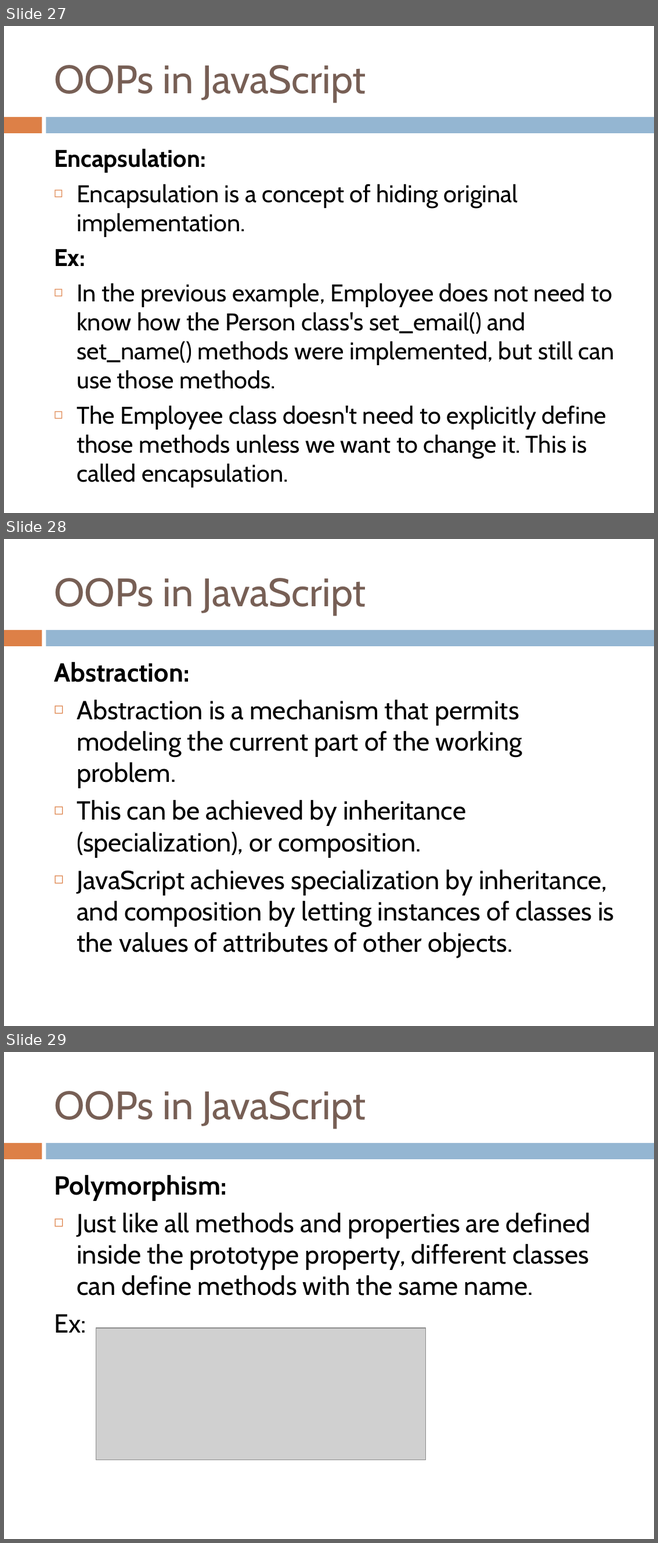
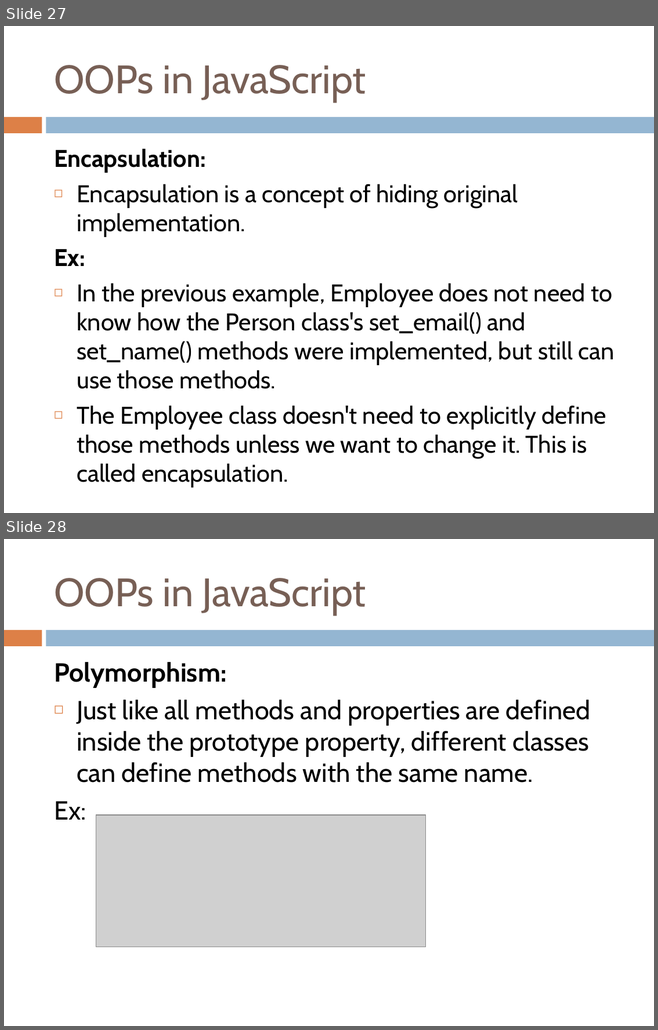
Before and after one commit to yedukondalurd/PPT, a slide deck: Advanced Javascript Day-1.pptx. Shown one above the other, each under a label of ours: slides 27, 28 and 29 before the commit, slides 27 and 28 after it. The pictures are 658x1543 and 658x1030 pixels, drawn with LibreOffice and Linux fonts; fonts in the diff are those of the drawing; grey boxes stand for pictures. Boxes give left, top, right and bottom in pixels: in the first picture for what was removed or moved away, otherwise in the second. Text is boxed around its words. In the diff, an @@ line names an element or a change of style, - is before the commit and + after.

```diff
--- a/Advanced Javascript Day-1.pptx
+++ b/Advanced Javascript Day-1.pptx
@@ slide 28 removed at bbox=[4, 539, 654, 1026], background #FFFFFF; not listed: 2 template elements that a slide beside it also shows @@
@@ title removed at bbox=[54, 578, 366, 615] @@
-OOPs in JavaScript
@@ text removed at bbox=[54, 662, 614, 958] @@
-Abstraction:
-◻ Abstraction is a mechanism that permits modeling the current part of the working problem.
-◻ This can be achieved by inheritance (specialization), or composition.
-◻ JavaScript achieves specialization by inheritance, and composition by letting instances of classes is the values of attributes of other objects.
@@ what was slide 29 is now slide 28 @@
```
Also in this commit, not shown: 1 slide changed.
